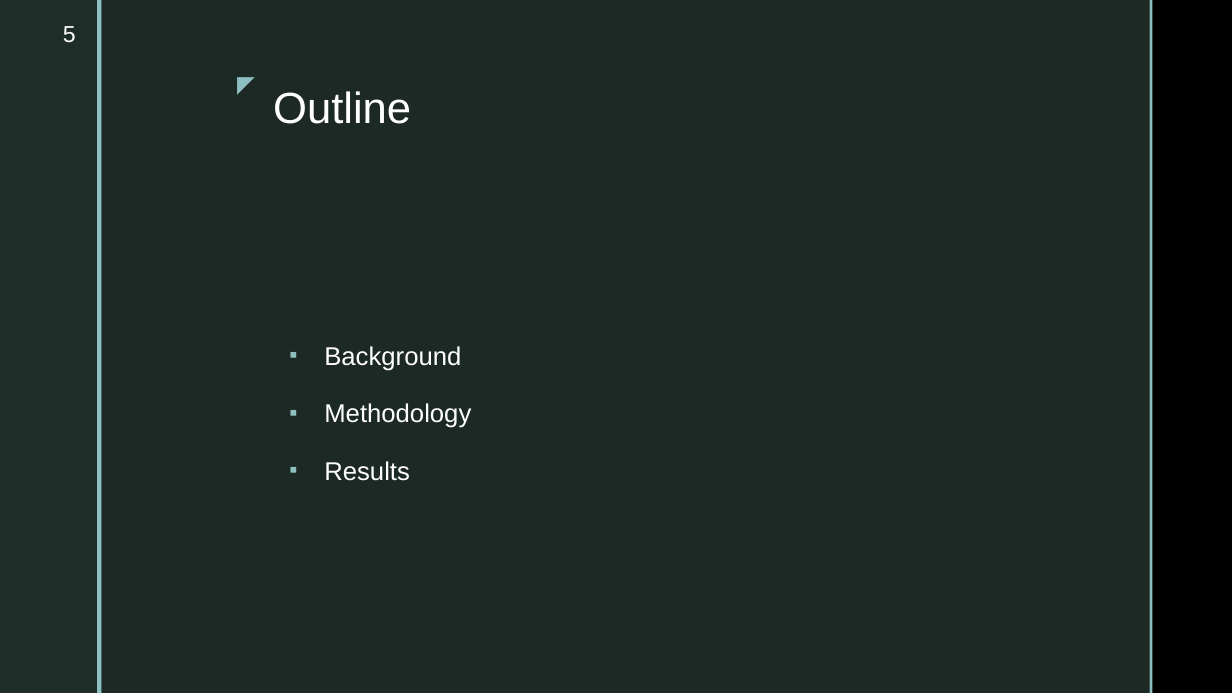
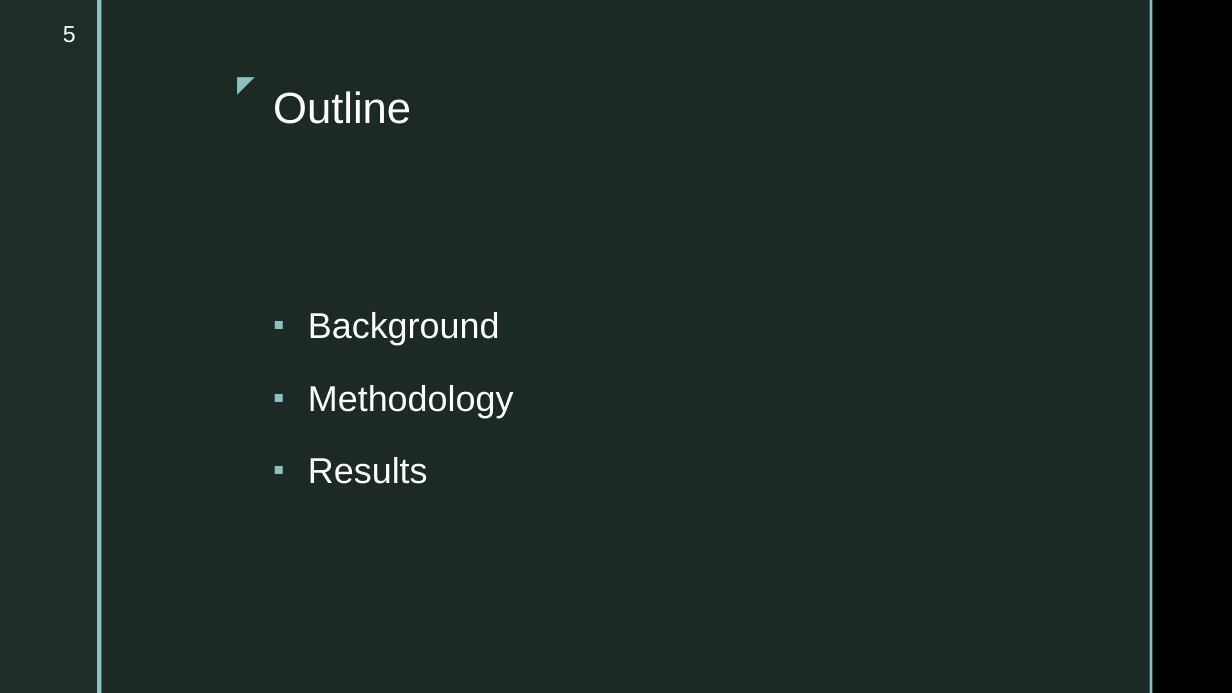
Before and after one commit to ahsanMah/config-completion, a slide deck: slide 5 of Final Presentation.pptx. Drawn at 1232x693 pixels with LibreOffice and Linux fonts; fonts in the diff are those of the drawing; background and template pictures are left out. Boxes give left, top, right and bottom in pixels: in the first picture for what was removed or moved away, otherwise in the second. Text is boxed around its words. In the diff, an @@ line names an element or a change of style, - is before the commit and + after.

```diff
--- a/Final Presentation.pptx
+++ b/Final Presentation.pptx
@@ text "Background": place and size @@
-text "Background" at [324, 346, 471, 481]
+text "Background" at [308, 312, 514, 484]
@@ text "Background" at [308, 312, 514, 484]: size 20 to 28 pt @@
```
Also in this commit, not shown: 8 other slides changed, 4 slides added, 1 other file.
